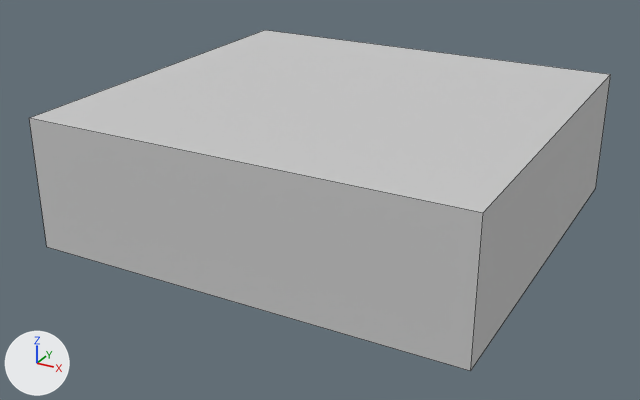
The FBX model LastNightOfJohnDoe/Assets/FBX/Rooms/Salon_GEO.FBX, before and after one commit.
Before and after are seen from a camera (50 mm lens) standing at (6.79, -1.76, 8.86) and looking at (-2.18, 14.55, 0.7). Every picture has the same lights, and +X, +Y and +Z are marked at lower left. Mesh edges are drawn as thin lines. Where no turn or scale is listed for an object, it has been applied to the vertices.

The scene before the commit, as lines of its bpy script (objects in view):
```python
me_mesh = bpy.data.meshes.new('Mesh')
me_mesh.from_pydata(...)  # a box spanning x -4.94..4.94, y -3.81..5.43, z 0.0..3.0
me_mesh.materials.append(mat_salon_mat)  # light grey #cacaca
ob_salon_geo = bpy.data.objects.new('Salon_GEO', me_mesh)
ob_salon_geo.location = (-2.07, 14.58, 0.0)
```
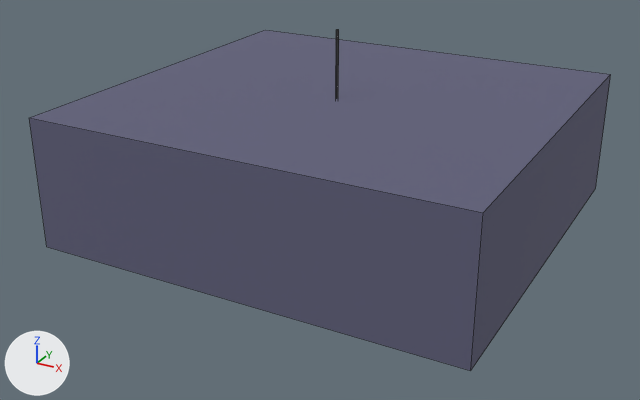
What changed in the scene script:
```text
Add mat_salon_01_mat:
    mat_salon_01_mat = principled_material('Salon_01_MAT')
    mat_salon_01_mat.base_color = (0.114, 0.114, 0.192)  # dark blue #5f5f79
    mat_salon_01_mat.roughness = 0.859
Add mat_lamapara_02_mat:
    mat_lamapara_02_mat = principled_material('LAMAPARA_02_MAT')
    mat_lamapara_02_mat.base_color = (0.294, 0.294, 0.294)  # grey #949494
    mat_lamapara_02_mat.roughness = 0.859
Add mat_lamapara_01_mat:
    mat_lamapara_01_mat = principled_material('LAMAPARA_01_MAT')
    mat_lamapara_01_mat.base_color = (0.0902, 0.0902, 0.0902)  # dark grey #555555
    mat_lamapara_01_mat.roughness = 0.859
Change me_mesh:
    where me_mesh.from_pydata(...)  # 8 vertices, 6 faces; spans x -4.94..4.94, y -3.81..5.43, z 0.0..3.0
    remove me_mesh.materials.append(mat_salon_mat)  # light grey #cacaca
    add me_mesh.materials.append(mat_salon_01_mat)  # dark blue #5f5f79
Add me_mesh_002:
    me_mesh_002.from_pydata([(0.03, 0.0, 0.0), (0.01, 0.03, 0.0), (-0.03, 0.02, 0.0), (-0.03, -0.02, 0.0), (0.01, -0.03, 0.0), (0.03, 0.0, 1.81), (0.01, 0.03, 1.81), (-0.03, 0.02, 1.81), (-0.03, -0.02, 1.81), (0.01, -0.03, 1.81), (0.44, 0.0, -0.27), (0.28, 0.35, -0.27), (-0.1, 0.43, -0.27), (-0.4, 0.19, -0.27), (-0.4, -0.19, -0.27), (-0.1, -0.43, -0.27), (0.28, -0.35, -0.27), (0.0, 0.0, 0.08), (0.0, 0.0, -0.17)], [], [(0, 1, 6, 5), (1, 2, 7, 6), (2, 3, 8, 7), (3, 4, 9, 8), (4, 0, 5, 9), (11, 10, 18), (12, 11, 18), (13, 12, 18), (14, 13, 18), (15, 14, 18), (16, 15, 18), (10, 16, 18)])
    for i in [*range(5, 12)]: me_mesh_002.polygons[i].material_index = 1
    me_mesh_002.materials.append(mat_lamapara_01_mat)  # dark grey #555555
    me_mesh_002.materials.append(mat_lamapara_02_mat)  # grey #949494
Add ob_lampara_geo:
    ob_lampara_geo = bpy.data.objects.new('LAMPARA_GEO', me_mesh_002)
    ob_lampara_geo.location = (-2.03, 15.08, 2.73)
```

Pixel boxes (x1, y1, x2, y2) of what changed, in the pictures (640 x 400 px):
'Salon_GEO', recoloured (grey to blue): (29, 30, 611, 371) in both
'LAMPARA_GEO', added: after (336, 30, 339, 99)
